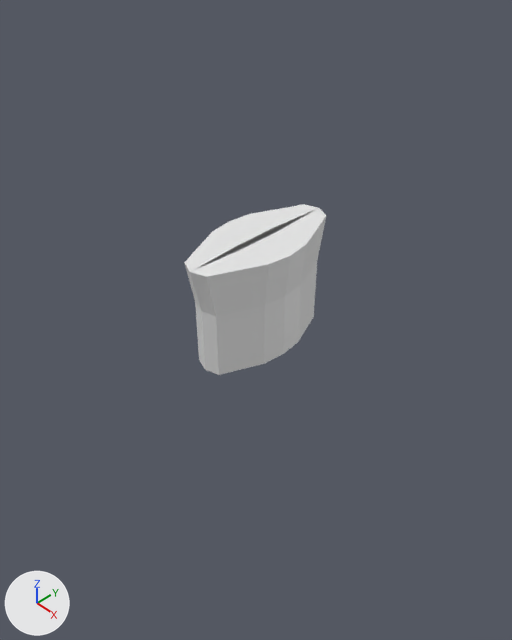
An edit to the Blender file bodymodel.blend, drawn before and after from the same camera.
The view is the same before and after, from a 50 mm camera at (11.41, -10.84, 12.01) aimed at (-0.98, 0.82, -1.36). Lighting does not change. The marker at lower left points along +X, +Y and +Z.
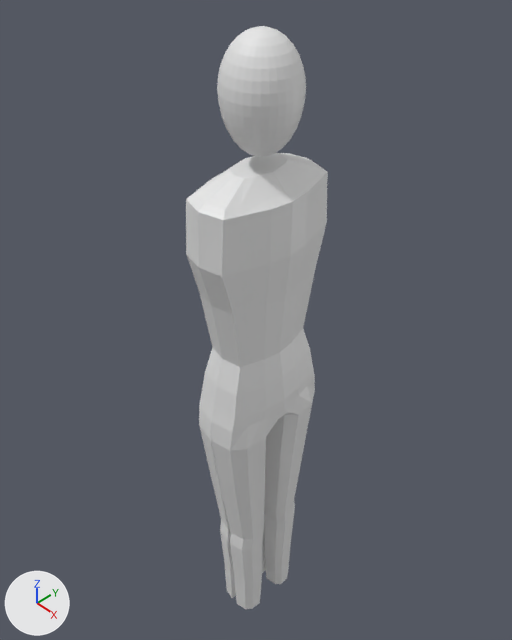
Changed parts and their boxes [x1, y1, x2, y2] in the pictures (512 x 640 px):
```json
{"object": "Cube", "change": "reshaped, rescaled", "before": [184, 204, 327, 375], "after": [186, 153, 328, 609], "on screen": "166% taller"}
{"object": "Sphere", "change": "added", "after": [217, 26, 306, 157]}
```

Edits to the scene script, one JSON object a line:
```json
{"block": "me_cube", "where": "# used by ob_cube; location = (0.0, 0.0, 0.0); scale = (1.0, 2.0, 1.0)"}
{"op": "remove", "block": "me_cube", "code": "me_cube.from_pydata(...)  # 18 vertices, 13 faces; spans x -0.1..1.15, y -1.14..0.0, z -1.0..2.34"}
{"op": "add", "block": "me_cube", "code": "me_cube.from_pydata(...)  # 118 vertices, 106 faces; spans x -0.03..1.15, y -1.1..0.0, z -13.51..4.38"}
{"block": "me_cube", "change": "me_cube part 1"}
{"block": "me_cube", "change": "11 vertices are removed from x -0.1..1.0, y -1.14..0.0, z -1.0..2.34"}
{"block": "me_cube", "change": "13 faces are deleted"}
{"block": "me_cube", "change": "2 vertices move from x -0.1..0.0, y -0.33..0.0, z -1.0..2.34 to x 0.0..1.15, y -0.29..0.0, z -1.0..3.84"}
{"block": "me_cube", "change": "106 vertices are added at x -0.03..1.12, y -1.1..0.0, z -13.51..4.38"}
{"block": "me_cube", "change": "5 new vertices lie (0.0, 0.04, 0.55) away from vertices in x 0.07..0.82, y -0.78..-0.29, z -9.47..-9.46"}
{"block": "me_cube", "change": "106 new faces join them"}
{"op": "add", "block": "me_sphere", "code": ["me_sphere = bpy.data.meshes.new('Sphere')", "me_sphere.from_pydata(...)  # 482 vertices, 512 faces; spans x -1.0..1.0, y -1.0..1.0, z -1.16..1.0"]}
{"op": "set", "path": "ob_cube.scale", "old": "(1.0, 2.0, 1.0)", "new": "(1.0, 1.83, 1.0)"}
{"op": "add", "block": "ob_sphere", "code": ["ob_sphere = bpy.data.objects.new('Sphere', me_sphere)", "ob_sphere.location = (0.0, 0.07, 6.2)", "ob_sphere.scale = (1.0, 1.0, 1.35)"]}
```
